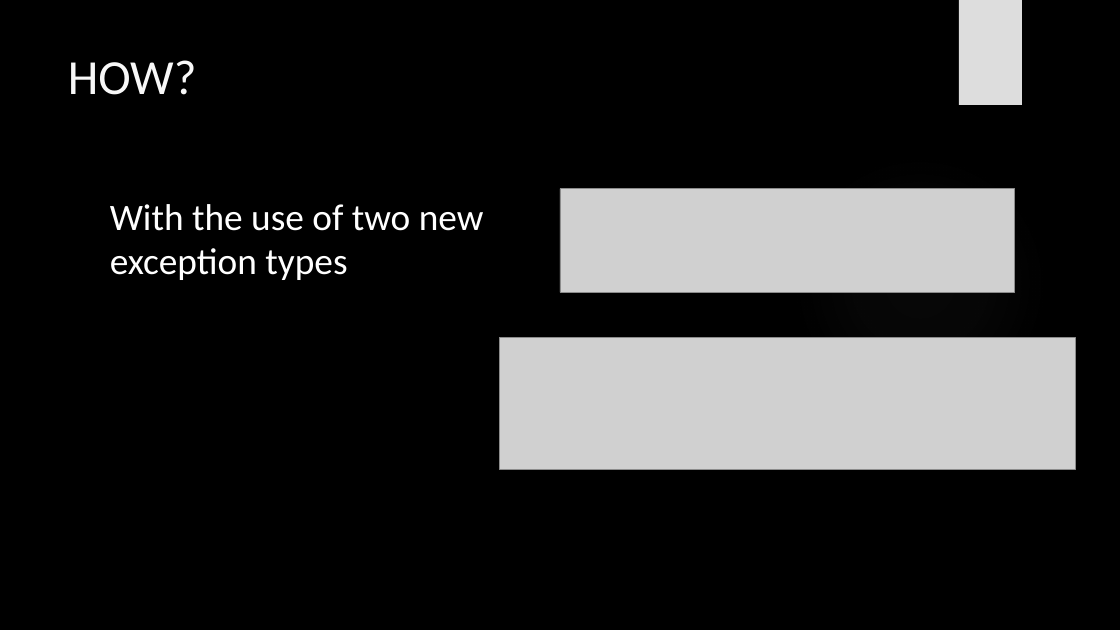
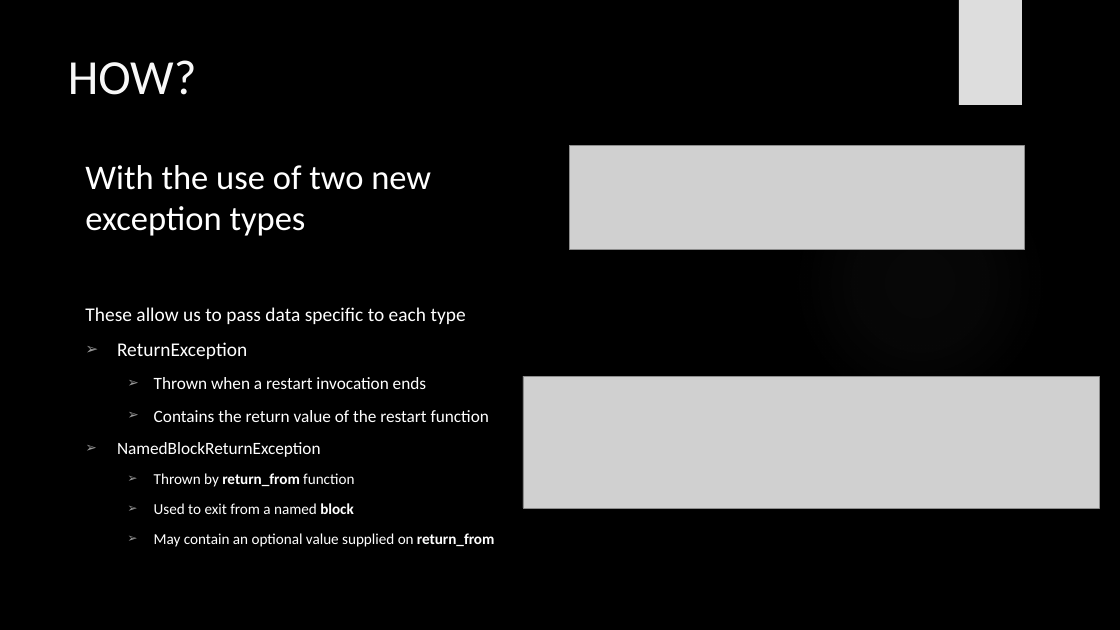
Before and after one commit to davidfrickert/PAva-19-20, a slide deck: slide 4 of PAva_Presentation.pptx (slide 3 before the commit). Drawn at 1120x630 pixels with LibreOffice and Linux fonts; fonts in the diff are those of the drawing; grey boxes stand for pictures; background and template pictures are left out. Boxes give left, top, right and bottom in pixels: in the first picture for what was removed or moved away, otherwise in the second. Text is boxed around its words. In the diff, an @@ line names an element or a change of style, - is before the commit and + after.

```diff
--- a/PAva_Presentation.pptx
+++ b/PAva_Presentation.pptx
@@ picture: place and size @@
-picture at [560, 189, 1016, 293]
+picture at [570, 146, 1025, 250]
@@ text "With the use of two ...": place and size @@
-text "With the use of two ..." at [110, 204, 484, 280]
+text "With the use of two ..." at [85, 165, 495, 547]
@@ text at [85, 165, 431, 236]: size 32 to 29.6 pt in "With the use of two new exception ..." @@
@@ text at [85, 307, 495, 547]: paragraphs added @@
+These allow us to pass data specific to each type
+➢ ReturnException
+  ➢ Thrown when a restart invocation ends
+  ➢ Contains the return value of the restart function
+➢ NamedBlockReturnException
+  ➢ Thrown by return_from function
+  ➢ Used to exit from a named block
+  ➢ May contain an optional value supplied on return_from
@@ picture: place and size @@
-picture at [499, 338, 1075, 470]
+picture at [523, 376, 1100, 508]
```
Also in this commit, not shown: 1 other slide changed, 1 slide added.
